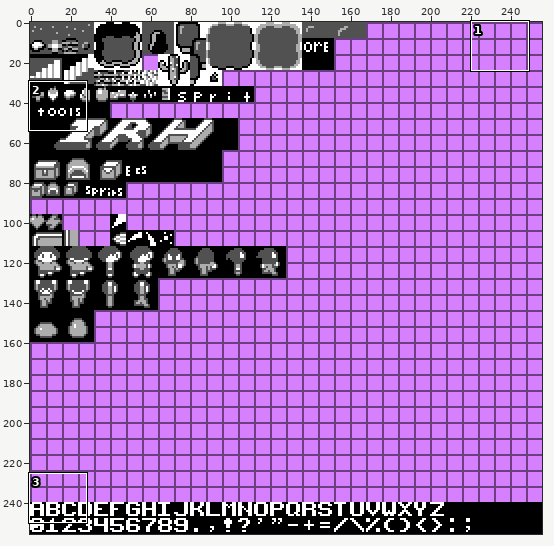
Sprite sheet: IRH/res/icons.png. Above: a wide view before the commit, with the close-up outlined.
Close-up. The starting point:
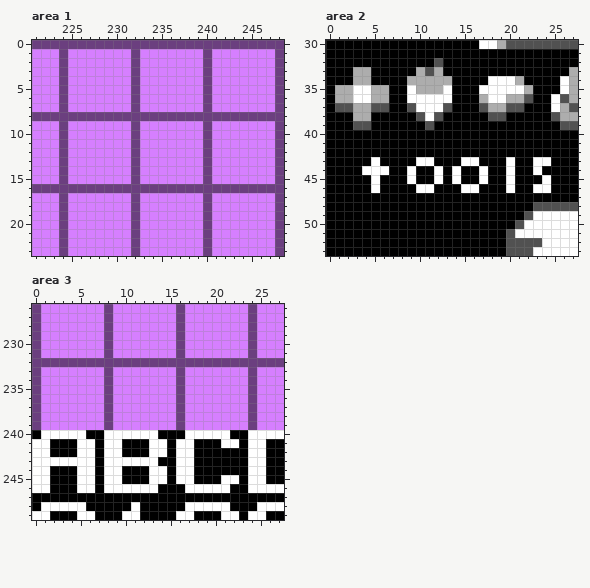
The file is 256x256 pixels. Colours within 5 levels of each other are drawn and written as one. Shown: area 1: x 221..248, y 0..23; area 2: x 0..27, y 30..53; area 3: x 0..27, y 226..249.
New version:
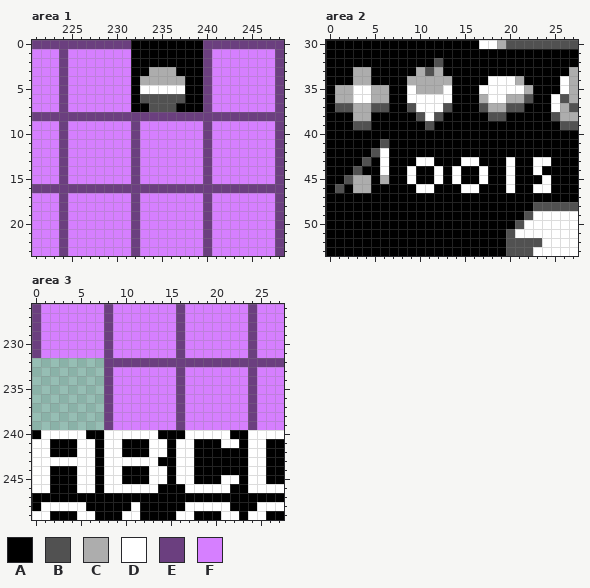
Palette (. is transparent): A #000000  B #515151  C #adadad  D #ffffff  E #6b3f7f  F #d67fff
The edit:
Area 1:
The edit turns colour E into colour A in row 0 at x 232 to 239; in rows 1 to 7 at x 232.
The edit turns colour F into colour A in rows 1 to 2 at x 233 to 239; in row 3 at x 233 and 237 to 239; in rows 4 to 6 at x 238 to 239; in row 7 at x 233 and 237 to 239.
The edit turns colour F into colour B in row 6 at x 233 to 237; in row 7 at x 234 to 236.
The edit turns colour F into colour C in row 3 at x 234 to 236; in row 4 at x 233 to 237.
The edit turns colour F into colour D in row 5 at x 233 to 237.
Area 2:
The edit turns colour D into colour A in row 43 at x 5; in row 44 at x 4 to 5; in rows 45 to 46 at x 5.
The edit turns colour A into colour B in row 41 at x 6; in row 42 at x 5; in row 43 at x 4; in row 44 at x 3; in row 45 at x 2; in row 46 at x 1.
The edit turns colour A into colour C in row 45 at x 3 to 4 and 6; in row 46 at x 3 to 4.
The edit turns colour A into colour D in rows 42 to 43 at x 6.
Area 3:
The edit erases colour E in row 232 at x 0 to 7; in rows 233 to 239 at x 0.
The edit erases colour F in rows 233 to 239 at x 1 to 7.
Boxes around the changes in both close-ups, in picture pixels (x1, y1, x2, y2):
changed: (131, 40, 203, 112)
changed: (335, 139, 389, 193)
erased: (32, 358, 104, 430)
